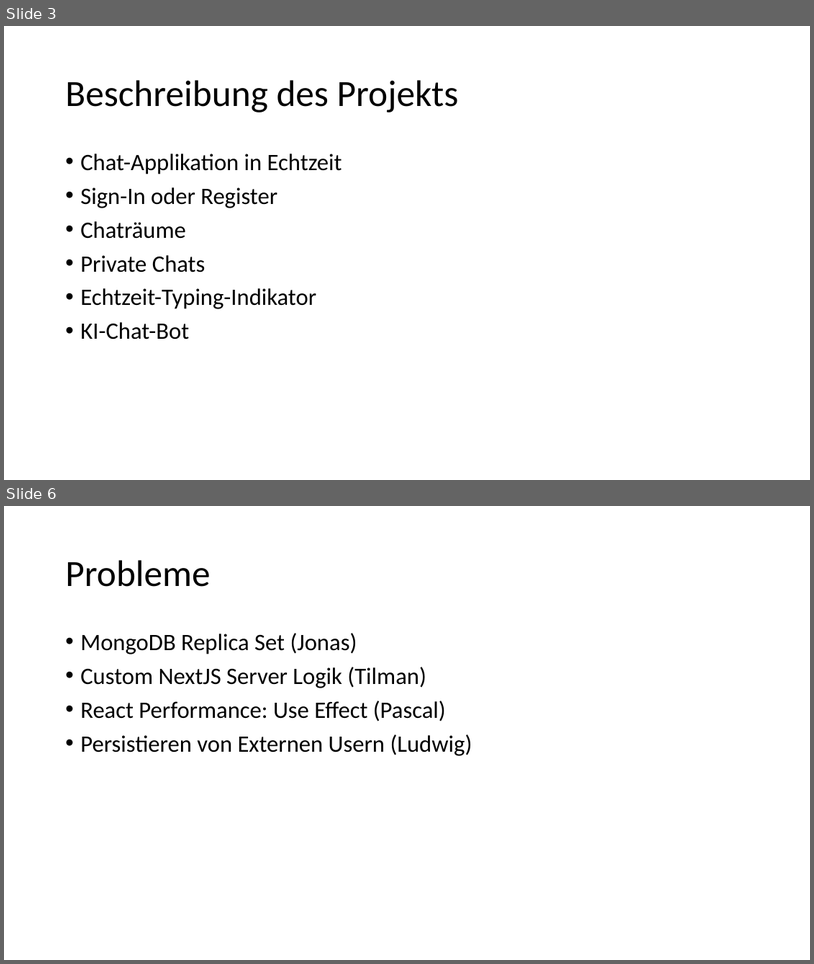
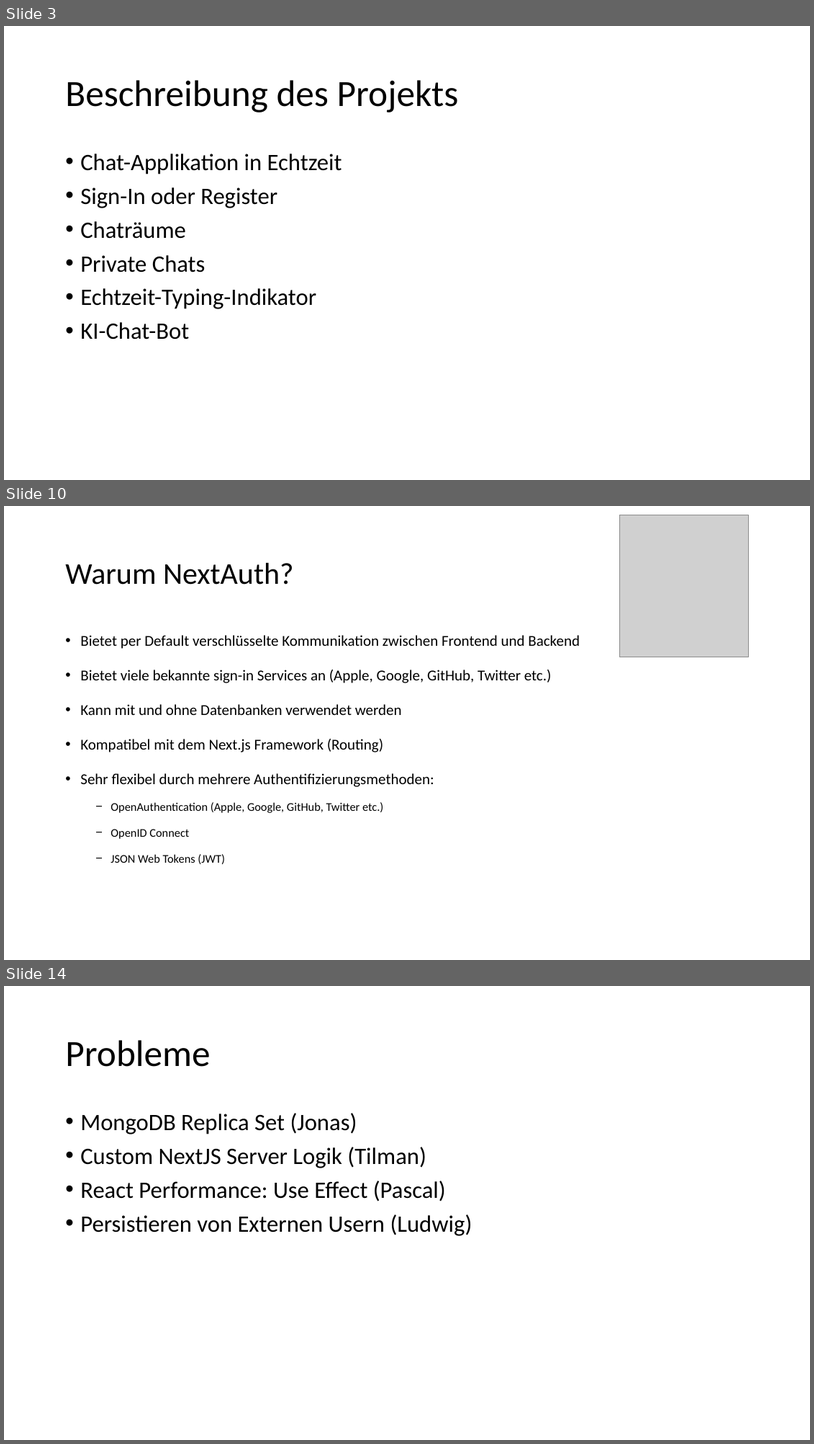
Before and after one commit to RocordJavaScript2023/realtime, a slide deck: presentation/realtime.pptx. Shown one above the other, each under a label of ours: slides 3 and 6 before the commit, slides 3, 10 and 14 after it; the slides between them are not shown. The pictures are 814x964 and 814x1444 pixels, drawn with LibreOffice and Linux fonts; fonts in the diff are those of the drawing; grey boxes stand for pictures. Boxes give left, top, right and bottom in pixels: in the first picture for what was removed or moved away, otherwise in the second. Text is boxed around its words. In the diff, an @@ line names an element or a change of style, - is before the commit and + after.

```diff
--- a/presentation/realtime.pptx
+++ b/presentation/realtime.pptx
@@ slide 10 added at [4, 506, 810, 960], background #FFFFFF @@
@@ picture added at [620, 515, 748, 656] @@
@@ title added at [65, 563, 294, 584], 36 pt, text #000000 @@
+Warum NextAuth?
@@ text added at [80, 635, 580, 864], 18 pt, text #000000 @@
+• Bietet per Default verschlüsselte Kommunikation zwischen Frontend und Backend
+• Bietet viele bekannte sign-in Services an (Apple, Google, GitHub, Twitter etc.)
+• Kann mit und ohne Datenbanken verwendet werden
+• Kompatibel mit dem Next.js Framework (Routing)
+• Sehr flexibel durch mehrere Authentifizierungsmethoden:
+  − OpenAuthentication (Apple, Google, GitHub, Twitter etc.)
+  − OpenID Connect
+  − JSON Web Tokens (JWT)
@@ what was slide 6 is now slide 14 @@
```
Also in this commit, not shown: 2 slides changed, 7 other slides added.
